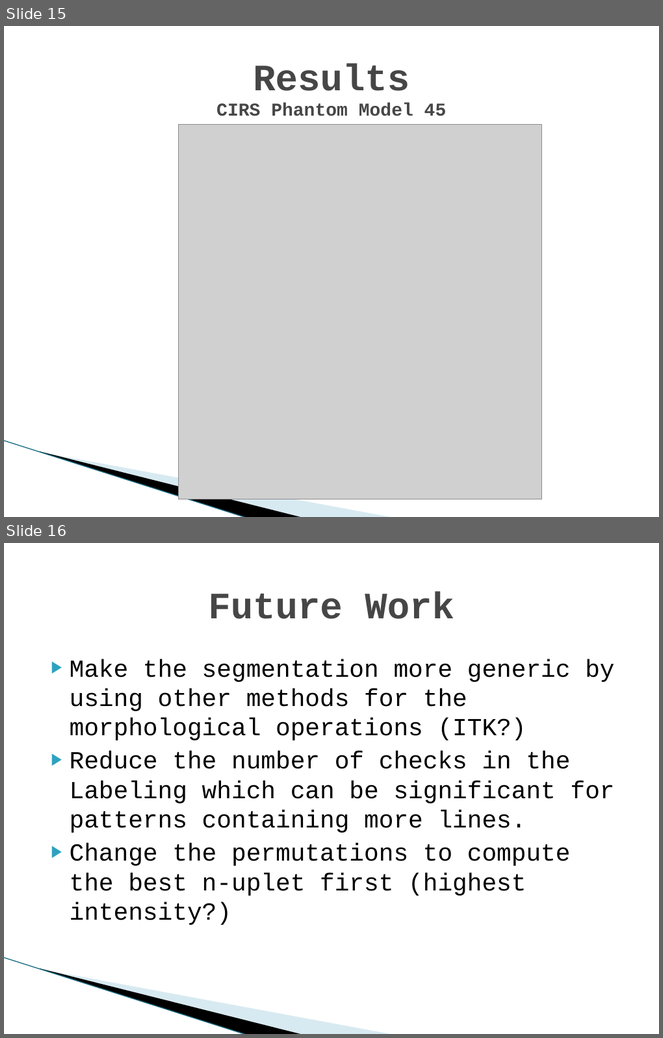
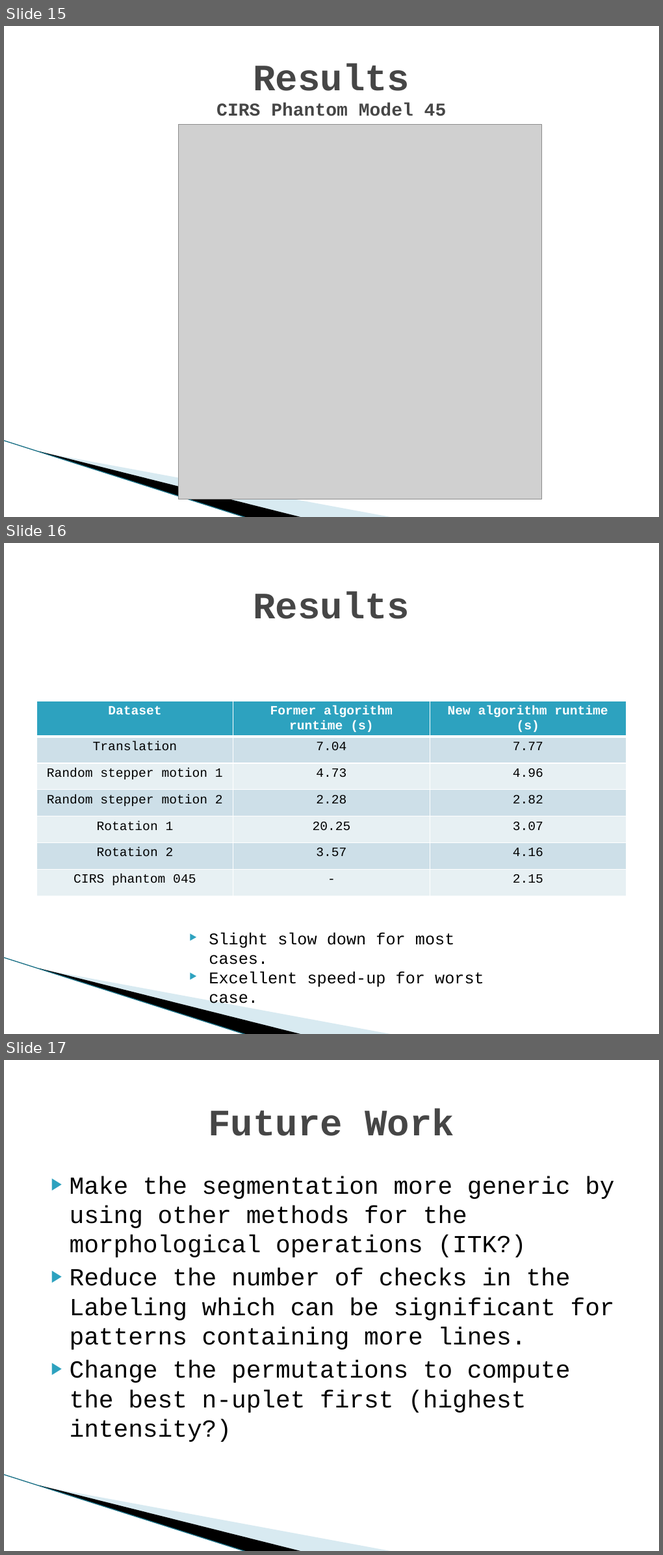
Before and after one commit to thewtex/Plus, a slide deck: PlusLib/docs/UsFidSegAlgo/Fiducial Pattern Recognition.pptx. Shown one above the other, each under a label of ours: slides 15 and 16 before the commit, slides 15, 16 and 17 after it. The pictures are 663x1038 and 663x1555 pixels, drawn with LibreOffice and Linux fonts; fonts in the diff are those of the drawing; grey boxes stand for pictures; background and template pictures are left out. Boxes give left, top, right and bottom in pixels: in the first picture for what was removed or moved away, otherwise in the second. Text is boxed around its words. In the diff, an @@ line names an element or a change of style, - is before the commit and + after.

Commit message:
Added a result slide about computation times.

```diff
--- a/PlusLib/docs/UsFidSegAlgo/Fiducial Pattern Recognition.pptx
+++ b/PlusLib/docs/UsFidSegAlgo/Fiducial Pattern Recognition.pptx
@@ slide 16 added at (x1=4, y1=543, x2=659, y2=1034), background #FFFFFF; not listed: 3 template elements that a slide beside it also shows @@
@@ title added at (x1=253, y1=591, x2=410, y2=619), 41 pt, text #464646, bold @@
+Results
@@ table added at (x1=36, y1=702, x2=627, y2=888), 7 rows, 3 columns @@
+Dataset | Former algorithm runtime (s) | New algorithm runtime (s)
+Translation | 7.04 | 7.77
+Random stepper motion 1 | 4.73 | 4.96
+Random stepper motion 2 | 2.28 | 2.82
+Rotation 1 | 20.25 | 3.07
+Rotation 2 | 3.57 | 4.16
+CIRS phantom 045 | - | 2.15
@@ text added at (x1=209, y1=932, x2=484, y2=1004), 18 pt, text #000000 @@
+‣ Slight slow down for most cases.
+‣ Excellent speed-up for worst case.
@@ what was slide 16 is now slide 17 @@
```
